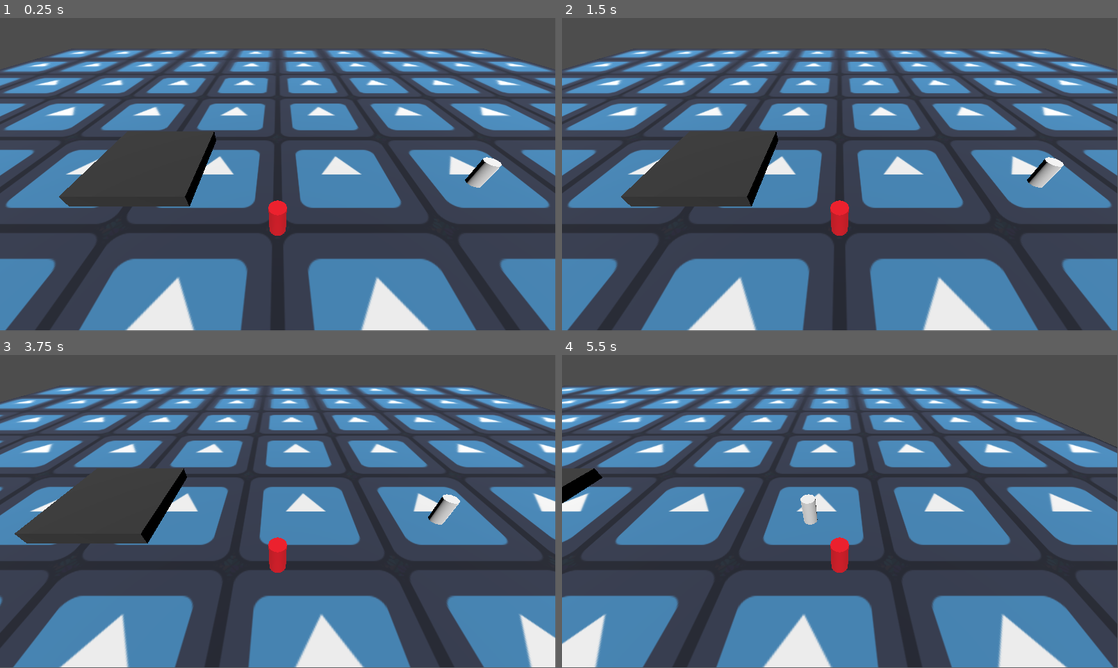
Above: before the commit, frames 1-4 (two rows, left to right).
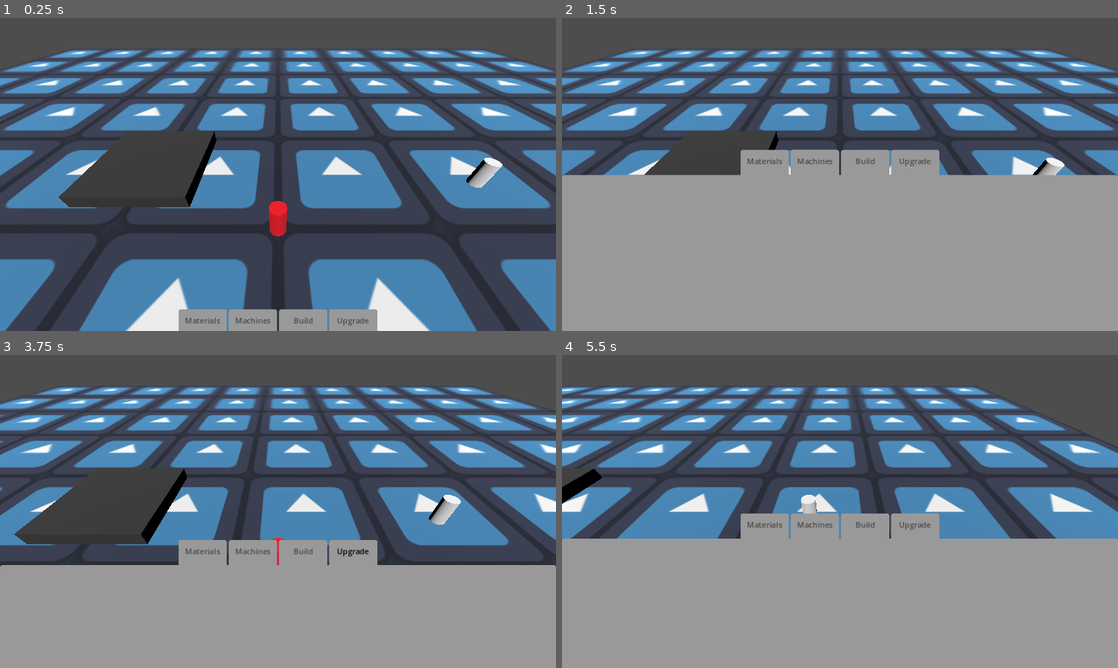
Above: after the commit, the same moments.

Repository: angelR0G/GameOff2024
Game: Godot game, scene res://scenes/map.tscn
The game is run twice, just before and just after one commit, with the same random seed, the same clock (stepped at 60 frames per second) and the same inputs. The engine's default icon, where the game draws it, is replaced by a stand-in: a white triangle on a blue panel in a dark square.
Inputs (mouse positions are in pixels of both pictures, inside the frame that each line leads up to):
- Up to frame 1 (0.25 s): no input
- Up to frame 2 (1.5 s): click (762, 321) at 0.5 s, where only the run after the commit has a clickable "Materials"; click (812, 161) at 1.25 s, where only the run after the commit has a clickable "Machines"
- Up to frame 3 (3.75 s): click (300, 498) at 2 s, where only the run after the commit has a clickable "Build"; click (350, 498) at 2.75 s, where only the run after the commit has a clickable "Upgrade"; tap Enter at 3.5 s; hold D (right) from 3.53 s (still down); hold E (interact) from 3.53 s (still down)
- Up to frame 4 (5.5 s): release D (right) at 4.28 s; release E (interact) at 4.28 s; hold Q (back) 4.28-5.03 s; tap E (interact) at 4.35 s; tap Space at 5 s; hold D (right) from 5.03 s (still down); hold E (interact) from 5.03 s (still down)
In our replay, the window is 799x449 before the commit and 800x450 after it. These sizes can differ from the game's own. Grey fills any space a smaller window leaves; there, only what the larger window draws over its background counts as a difference.

The runs differ from the first frame. In frame 1, 4.1% of the frame differs, in the area x 0-100%, y 0-100%; in frame 2, 53%; in frame 3, 37%; in frame 4, 45%.

Commit message:
feat: add hud menu

Diff:
--- a/materials/material.gd
+++ b/materials/material.gd
@@ -5,5 +5,4 @@
 @export var weight :int
 @export var extraction_time :float
 @export var energy_produced :String
-
-@onready var sprite := $Sprite
+@export var sprite :Texture2D
--- a/materials/material_base.tscn
+++ b/materials/material_base.tscn
@@ -1,10 +1,6 @@
-[gd_scene load_steps=3 format=3 uid="uid://dwq5fpf7mss76"]
+[gd_scene load_steps=2 format=3 uid="uid://dwq5fpf7mss76"]
 
 [ext_resource type="Script" path="res://materials/material.gd" id="1_0o6k7"]
-[ext_resource type="Texture2D" uid="uid://bd0wpcadrq5yw" path="res://icon.svg" id="2_b46ae"]
 
 [node name="Material" type="Node2D"]
 script = ExtResource("1_0o6k7")
-
-[node name="Sprite" type="Sprite2D" parent="."]
-texture = ExtResource("2_b46ae")
--- a/project.godot
+++ b/project.godot
@@ -19,6 +19,10 @@
 
 MATERIALS="*res://materials/global_materials.tscn"
 DEVCONSOLE="*res://scenes/dev_console.tscn"
+
+[display]
+
+window/stretch/mode="canvas_items"
 
 [input]
 
--- /dev/null
+++ b/resources/gray_panel.tres
@@ -0,0 +1,6 @@
+[gd_resource type="StyleBoxFlat" format=3 uid="uid://bulio1h4x8mh5"]
+
+[resource]
+corner_radius_top_left = 5
+corner_radius_top_right = 5
+expand_margin_bottom = 10.0
--- /dev/null
+++ b/resources/inventory_menu.tres
@@ -0,0 +1,23 @@
+[gd_resource type="Theme" load_steps=2 format=3 uid="uid://do4klmwnfpkxv"]
+
+[ext_resource type="StyleBox" uid="uid://bulio1h4x8mh5" path="res://resources/gray_panel.tres" id="1_cmqi1"]
+
+[resource]
+Button/colors/font_color = Color(0.288519, 0.288518, 0.288518, 1)
+Button/colors/font_disabled_color = Color(0.288519, 0.288518, 0.288518, 1)
+Button/colors/font_focus_color = Color(0.288519, 0.288518, 0.288518, 1)
+Button/colors/font_hover_color = Color(0.00184108, 0.00184107, 0.00184107, 1)
+Button/colors/font_hover_pressed_color = Color(0.288519, 0.288518, 0.288518, 1)
+Button/colors/font_outline_color = Color(0.288519, 0.288518, 0.288518, 1)
+Button/colors/font_pressed_color = Color(0.00184108, 0.00184107, 0.00184107, 1)
+Button/styles/focus = ExtResource("1_cmqi1")
+Button/styles/hover = ExtResource("1_cmqi1")
+Button/styles/hover_mirrored = ExtResource("1_cmqi1")
+Button/styles/hover_pressed = ExtResource("1_cmqi1")
+Button/styles/hover_pressed_mirrored = ExtResource("1_cmqi1")
+Button/styles/normal = ExtResource("1_cmqi1")
+Button/styles/normal_mirrored = ExtResource("1_cmqi1")
+Button/styles/pressed = ExtResource("1_cmqi1")
+Button/styles/pressed_mirrored = ExtResource("1_cmqi1")
+PanelContainer/styles/normal = ExtResource("1_cmqi1")
+PanelContainer/styles/panel = ExtResource("1_cmqi1")
--- /dev/null
+++ b/resources/material_icon_background.tres
@@ -0,0 +1,12 @@
+[gd_resource type="StyleBoxFlat" format=3 uid="uid://bnhcwxhd2hlsi"]
+
+[resource]
+bg_color = Color(0.925353, 0.925353, 0.925353, 1)
+corner_radius_top_left = 10
+corner_radius_top_right = 10
+corner_radius_bottom_right = 10
+corner_radius_bottom_left = 10
+corner_detail = 6
+shadow_color = Color(0.266575, 0.266575, 0.266575, 1)
+shadow_size = 1
+shadow_offset = Vector2(4, 4)
--- a/scenes/player.tscn
+++ b/scenes/player.tscn
@@ -1,7 +1,8 @@
-[gd_scene load_steps=6 format=3 uid="uid://baa4tvph24mkf"]
+[gd_scene load_steps=7 format=3 uid="uid://baa4tvph24mkf"]
 
 [ext_resource type="Script" path="res://scenes/player.gd" id="1_nq4kw"]
 [ext_resource type="PackedScene" uid="uid://bnmugypts2fc8" path="res://ui/interactions_display.tscn" id="2_6mo8e"]
+[ext_resource type="PackedScene" uid="uid://cfjsaxbypqcrh" path="res://ui/hud.tscn" id="3_l3poo"]
 
 [sub_resource type="CapsuleShape3D" id="CapsuleShape3D_ccjio"]
 
@@ -24,3 +25,5 @@
 material = SubResource("StandardMaterial3D_popjp")
 
 [node name="InteractionsDisplay" parent="." instance=ExtResource("2_6mo8e")]
+
+[node name="Hud" parent="." instance=ExtResource("3_l3poo")]
--- /dev/null
+++ b/ui/hud.gd
@@ -0,0 +1,31 @@
+class_name Hud extends CanvasLayer
+
+@onready var menu_node := $Menu
+@onready var menu_buttons := $Menu/VBoxContainer/MenuButtons
+
+func set_menu_visibility(new_state:bool) -> void:
+	var tween := get_tree().create_tween()
+	tween.tween_property(menu_node, "position", Vector2(0, 0 if new_state else 330), 0.5)
+
+func untoggle_buttons(exception:Button) -> void:
+	for button in menu_buttons.get_children():
+		if button == exception:
+			continue
+
+		# Removes pressed state without generating events
+		button.set_pressed_no_signal(false)
+
+func show_materials_inventory() -> void:
+	untoggle_buttons(menu_buttons.get_child(0))
+
+
+func show_machines_inventory() -> void:
+	untoggle_buttons(menu_buttons.get_child(1))
+
+
+func show_build_menu() -> void:
+	untoggle_buttons(menu_buttons.get_child(2))
+
+
+func show_upgrades_menu() -> void:
+	untoggle_buttons(menu_buttons.get_child(3))
--- /dev/null
+++ b/ui/hud.tscn
@@ -0,0 +1,71 @@
+[gd_scene load_steps=3 format=3 uid="uid://cfjsaxbypqcrh"]
+
+[ext_resource type="Script" path="res://ui/hud.gd" id="1_36fne"]
+[ext_resource type="Theme" uid="uid://do4klmwnfpkxv" path="res://resources/inventory_menu.tres" id="1_ukre5"]
+
+[node name="Hud" type="CanvasLayer"]
+script = ExtResource("1_36fne")
+
+[node name="Menu" type="AspectRatioContainer" parent="."]
+anchors_preset = 15
+anchor_right = 1.0
+anchor_bottom = 1.0
+offset_top = 330.0
+offset_bottom = 330.0
+grow_horizontal = 2
+grow_vertical = 2
+theme = ExtResource("1_ukre5")
+ratio = 3.0719
+alignment_vertical = 2
+
+[node name="VBoxContainer" type="VBoxContainer" parent="Menu"]
+layout_mode = 2
+
+[node name="MenuButtons" type="HBoxContainer" parent="Menu/VBoxContainer"]
+custom_minimum_size = Vector2(0, 48)
+layout_mode = 2
+alignment = 1
+
+[node name="MaterialsInventoryButton" type="Button" parent="Menu/VBoxContainer/MenuButtons"]
+custom_minimum_size = Vector2(100, 0)
+layout_mode = 2
+toggle_mode = true
+text = "Materials"
+
+[node name="MachineInventoryButton" type="Button" parent="Menu/VBoxContainer/MenuButtons"]
+custom_minimum_size = Vector2(100, 0)
+layout_mode = 2
+toggle_mode = true
+text = "Machines"
+
+[node name="BuildButton" type="Button" parent="Menu/VBoxContainer/MenuButtons"]
+custom_minimum_size = Vector2(100, 0)
+layout_mode = 2
+toggle_mode = true
+text = "Build"
+
+[node name="UpgradeButton" type="Button" parent="Menu/VBoxContainer/MenuButtons"]
+custom_minimum_size = Vector2(100, 0)
+layout_mode = 2
+toggle_mode = true
+text = "Upgrade"
+
+[node name="MenuDisplay" type="PanelContainer" parent="Menu/VBoxContainer"]
+layout_mode = 2
+size_flags_vertical = 3
+
+[node name="MarginContainer" type="MarginContainer" parent="Menu/VBoxContainer/MenuDisplay"]
+layout_mode = 2
+theme_override_constants/margin_left = 10
+theme_override_constants/margin_top = 10
+theme_override_constants/margin_right = 10
+theme_override_constants/margin_bottom = 10
+
+[connection signal="pressed" from="Menu/VBoxContainer/MenuButtons/MaterialsInventoryButton" to="." method="show_materials_inventory"]
+[connection signal="toggled" from="Menu/VBoxContainer/MenuButtons/MaterialsInventoryButton" to="." method="set_menu_visibility"]
+[connection signal="pressed" from="Menu/VBoxContainer/MenuButtons/MachineInventoryButton" to="." method="show_machines_inventory"]
+[connection signal="toggled" from="Menu/VBoxContainer/MenuButtons/MachineInventoryButton" to="." method="set_menu_visibility"]
+[connection signal="pressed" from="Menu/VBoxContainer/MenuButtons/BuildButton" to="." method="show_build_menu"]
+[connection signal="toggled" from="Menu/VBoxContainer/MenuButtons/BuildButton" to="." method="set_menu_visibility"]
+[connection signal="pressed" from="Menu/VBoxContainer/MenuButtons/UpgradeButton" to="." method="show_upgrades_menu"]
+[connection signal="toggled" from="Menu/VBoxContainer/MenuButtons/UpgradeButton" to="." method="set_menu_visibility"]
--- /dev/null
+++ b/ui/material_icon.gd
@@ -0,0 +1,11 @@
+class_name MaterialIcon extends AspectRatioContainer
+
+@onready var sprite := $Background/Control/MarginContainer/MaterialSprite
+@onready var label := $Background/Control/MarginContainer2/Label
+
+func set_sprite(texture:Texture2D) -> void:
+	sprite.texture = texture
+
+
+func set_number(num:int) -> void:
+	label.text = str(num)
--- /dev/null
+++ b/ui/material_icon.tscn
@@ -0,0 +1,55 @@
+[gd_scene load_steps=4 format=3 uid="uid://cw01v4g87msx7"]
+
+[ext_resource type="StyleBox" uid="uid://bnhcwxhd2hlsi" path="res://resources/material_icon_background.tres" id="1_emf2l"]
+[ext_resource type="Script" path="res://ui/material_icon.gd" id="1_oia2n"]
+[ext_resource type="Texture2D" uid="uid://bd0wpcadrq5yw" path="res://icon.svg" id="2_3at0q"]
+
+[node name="MaterialIcon" type="AspectRatioContainer"]
+custom_minimum_size = Vector2(80, 80)
+offset_right = 40.0
+offset_bottom = 40.0
+script = ExtResource("1_oia2n")
+
+[node name="Background" type="PanelContainer" parent="."]
+layout_mode = 2
+theme_override_styles/panel = ExtResource("1_emf2l")
+
+[node name="Control" type="Control" parent="Background"]
+layout_mode = 2
+
+[node name="MarginContainer" type="MarginContainer" parent="Background/Control"]
+layout_mode = 1
+anchors_preset = 15
+anchor_right = 1.0
+anchor_bottom = 1.0
+grow_horizontal = 2
+grow_vertical = 2
+theme_override_constants/margin_left = 5
+theme_override_constants/margin_top = 5
+theme_override_constants/margin_right = 5
+theme_override_constants/margin_bottom = 5
+
+[node name="MaterialSprite" type="TextureRect" parent="Background/Control/MarginContainer"]
+layout_mode = 2
+texture = ExtResource("2_3at0q")
+expand_mode = 3
+
+[node name="MarginContainer2" type="MarginContainer" parent="Background/Control"]
+layout_mode = 1
+anchors_preset = 12
+anchor_top = 1.0
+anchor_right = 1.0
+anchor_bottom = 1.0
+offset_top = -23.0
+grow_horizontal = 2
+grow_vertical = 0
+theme_override_constants/margin_right = 4
+
+[node name="Label" type="Label" parent="Background/Control/MarginContainer2"]
+layout_mode = 2
+theme_override_colors/font_color = Color(0, 0, 0, 1)
+theme_override_colors/font_shadow_color = Color(0.359069, 0.359069, 0.359069, 1)
+theme_override_constants/shadow_outline_size = 0
+text = "500"
+horizontal_alignment = 2
+vertical_alignment = 2
